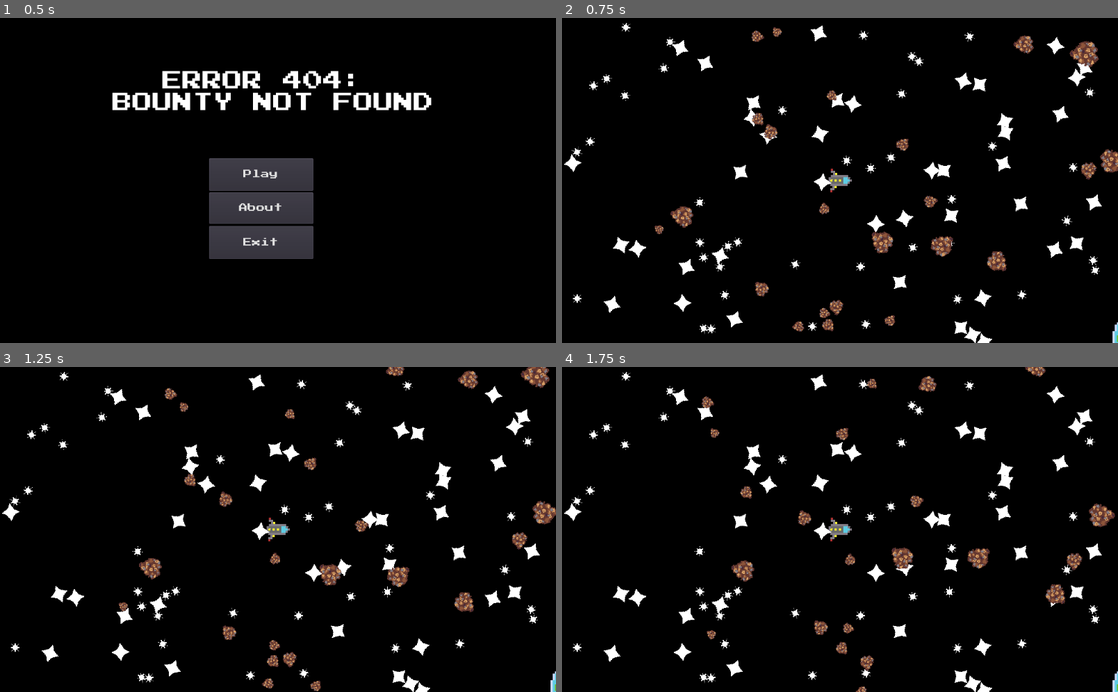
Above: before the commit, frames 1-4 (two rows, left to right).
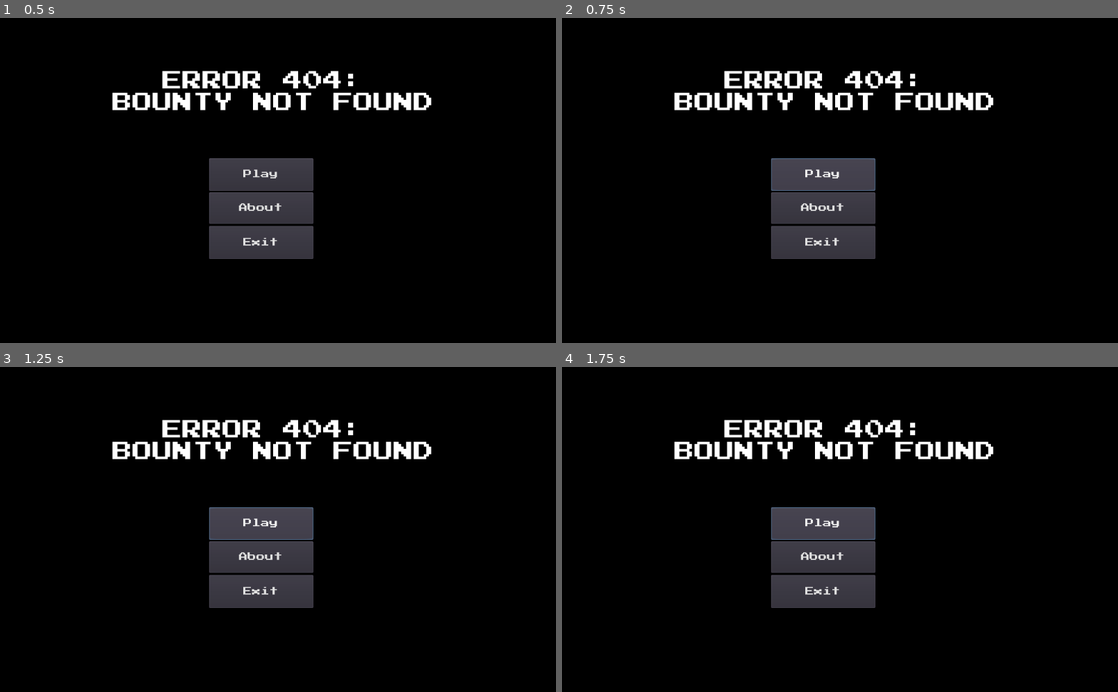
Above: after the commit, the same moments.

Repository: TechRunner2/404-Bounty-Not-Found
Game: Godot game, scene res://Scenes/Main Menu.tscn
Same seed, same stepped clock (60 frames per second), same inputs: the game is played once before the commit and once after it.
Inputs (mouse positions are in pixels of both pictures, inside the frame that each line leads up to):
- Up to frame 1 (0.5 s): no input
- Up to frame 2 (0.75 s): click "Play" at 0.5 s
- Up to frame 3 (1.25 s): no input
- Up to frame 4 (1.75 s): click (823, 523) at 1.25 s, where only the run after the commit has a clickable "Play"

Frame 1 is identical in both runs. In frame 2, 14% of the frame differs, in the area x 0-100%, y 1-100%; in frame 3, 14%, in the area x 0-100%, y 0-100%; in frame 4, 14%.

Commit message:
Changed Map generation to be before game loads

Diff:
--- a/Assets/Scripts/Game.gd
+++ b/Assets/Scripts/Game.gd
@@ -2,100 +2,32 @@
 
 var current_pos = Vector2()
 export (Vector2) var quad_dimension = Vector2(1000, 1000)
+export (Vector2) var map_size = Vector2(50,50)
 var prev_locations = []
 var last_star_gen = Vector2()
 var menu_open = false
 
-#Quad locations
-var top_left = Vector2(-quad_dimension.x, -quad_dimension.y)
-var top_center = Vector2(0, -quad_dimension.y)
-var top_right = Vector2(quad_dimension.x, -quad_dimension.y)
-var center_left = Vector2(-quad_dimension.x, 0)
-var center = Vector2(0,0)
-var center_right = Vector2(0, quad_dimension.y)
-var bottom_left = Vector2(-quad_dimension.x, quad_dimension.y)
-var bottom_center = Vector2(0, quad_dimension.y)
-var bottom_right = Vector2(quad_dimension.x, quad_dimension.y)
+
 
 func _ready():
-	current_pos = Vector2(0,0)
-	generate_all()
+	generate_map()
 	pass
 
-func generate_all():
-	generate_quadrant(current_pos)
-	generate_up()
-	generate_down()
-	generate_left()
-	generate_right()
-
 func _on_Player_death(dead):
+	for child in get_children():
+		if child.is_in_group("Projectile"):
+			child.queue_free()
 	get_tree().change_scene("res://Scenes/End Screen.tscn")
 	pass
 
-func generate_up():
-	current_pos += top_center
-	var left = current_pos + top_left
-	var center = current_pos + top_center
-	var right = current_pos + top_right
-	if not left in prev_locations:
-		generate_quadrant(left)
-		prev_locations.append(left)
-	if not center in prev_locations:
-		generate_quadrant(center)
-		prev_locations.append(center)
-	if not right in prev_locations:
-		generate_quadrant(right)
-		prev_locations.append(right)
-	pass
-
-func generate_down():
-	current_pos += bottom_center
-	var left = current_pos + bottom_left
-	var center = current_pos + bottom_center
-	var right = current_pos + bottom_right
-	if not left in prev_locations:
-		generate_quadrant(left)
-		prev_locations.append(left)
-	if not center in prev_locations:
-		generate_quadrant(center)
-		prev_locations.append(center)
-	if not right in prev_locations:
-		generate_quadrant(right)
-		prev_locations.append(right)
-	pass
-
-func generate_left():
-	current_pos += center_left
-	var top = current_pos + top_left
-	var left = current_pos + center_left
-	var bottom = current_pos + bottom_left
-	if not top in prev_locations:
-		generate_quadrant(top)
-		prev_locations.append(top)
-	if not left in prev_locations:
-		generate_quadrant(left)
-		prev_locations.append(left)
-	if not bottom in prev_locations:
-		generate_quadrant(bottom)
-		prev_locations.append(bottom)
-	pass
-
-func generate_right():
-	current_pos += center_right
-	var top = current_pos + top_right
-	var right = current_pos + center_right
-	var bottom = current_pos + bottom_right
-	if not top in prev_locations:
-		generate_quadrant(top)
-		prev_locations.append(top)
-	if not right in prev_locations:
-		generate_quadrant(right)
-		prev_locations.append(right)
-	if not bottom in prev_locations:
-		generate_quadrant(bottom)
-		prev_locations.append(bottom)
-	pass
+func generate_map():
+	var map_width = map_size * quad_dimension
+	var start_pos = -map_width/2 + quad_dimension
+	for y in range(map_size.y):
+		var center_y = start_pos.y + (y * quad_dimension.y)
+		for x in range(map_size.x):
+			var center_x = start_pos.x + (x * quad_dimension.x)
+			generate_quadrant(Vector2(center_x, center_y))
 
 func generate_quadrant(pos):
 	#Generate Stars
@@ -108,24 +40,6 @@
 	if Input.is_action_just_pressed("ui_cancel"):
 		menu_open != menu_open
 		get_tree().paused = menu_open
-
-	var pos = $Player.position
-	#Player Exits Current Quadrant to right
-	if pos.x >= current_pos.x + (quad_dimension.x/2):
-		print("Gen Right")
-		generate_right()
-	else:
-		if pos.x <= current_pos.x - (quad_dimension.x/2):
-			print("Gen Left")
-			generate_left()
-	if pos.y >= current_pos.y + (quad_dimension.y/2):
-		print("Gen Down")
-		generate_down()
-	else:
-		if pos.y <= current_pos.y - (quad_dimension.y/2):
-			print("Gen Up")
-			generate_up()
-
 	pass
 
 
--- a/Scenes/Game.tscn
+++ b/Scenes/Game.tscn
@@ -11,16 +11,18 @@
 [ext_resource path="res://Assets/Scripts/Planets.gd" type="Script" id=9]
 [ext_resource path="res://Objects/Bounty.tscn" type="PackedScene" id=10]
 [ext_resource path="res://Objects/Planet.tscn" type="PackedScene" id=11]
+[ext_resource path="res://Scenes/LoadingScreen.tscn" type="PackedScene" id=12]
 
 [node name="Game" type="Node2D"]
 position = Vector2( 0, 2.82843 )
 script = ExtResource( 1 )
 quad_dimension = Vector2( 1024, 600 )
+map_size = Vector2( 20, 20 )
 
 [node name="Stars" type="Node" parent="."]
 script = ExtResource( 5 )
 stars = [ ExtResource( 7 ), ExtResource( 6 ) ]
-quanity = 15
+quanity = 10
 
 [node name="Asteroids" type="Node" parent="."]
 script = ExtResource( 4 )
@@ -34,6 +36,7 @@
 [node name="Enamies" type="Node" parent="."]
 
 [node name="Player" parent="." instance=ExtResource( 2 )]
+speed = 1000
 
 [node name="Camera" type="Camera2D" parent="."]
 current = true
@@ -44,7 +47,10 @@
 
 [node name="Planet" parent="." instance=ExtResource( 11 )]
 position = Vector2( 565.77, 294.369 )
+
+[node name="LoadingScreen" parent="." instance=ExtResource( 12 )]
+visible = false
 [connection signal="tree_entered" from="." to="." method="_on_Game_tree_entered"]
 [connection signal="death" from="Player" to="." method="_on_Player_death"]
+[connection signal="pos_update" from="Player" to="Camera" method="_on_Player_pos_update"]
 [connection signal="pos_update" from="Player" to="Bounty" method="_on_Player_pos_update"]
-[connection signal="pos_update" from="Player" to="Camera" method="_on_Player_pos_update"]
Not shown: 1 places in Scenes/Game.tscn that only renumber resources
